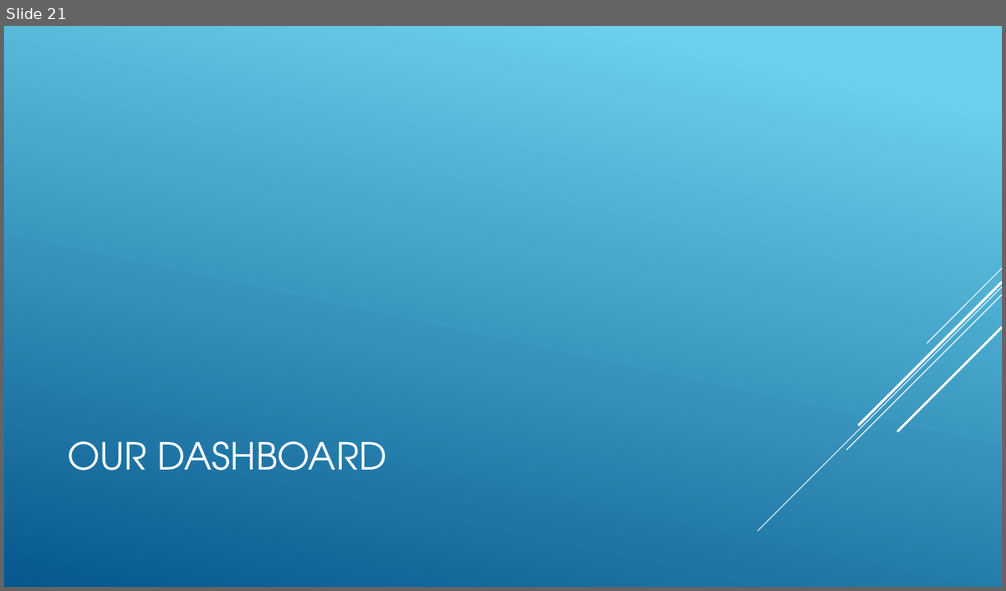
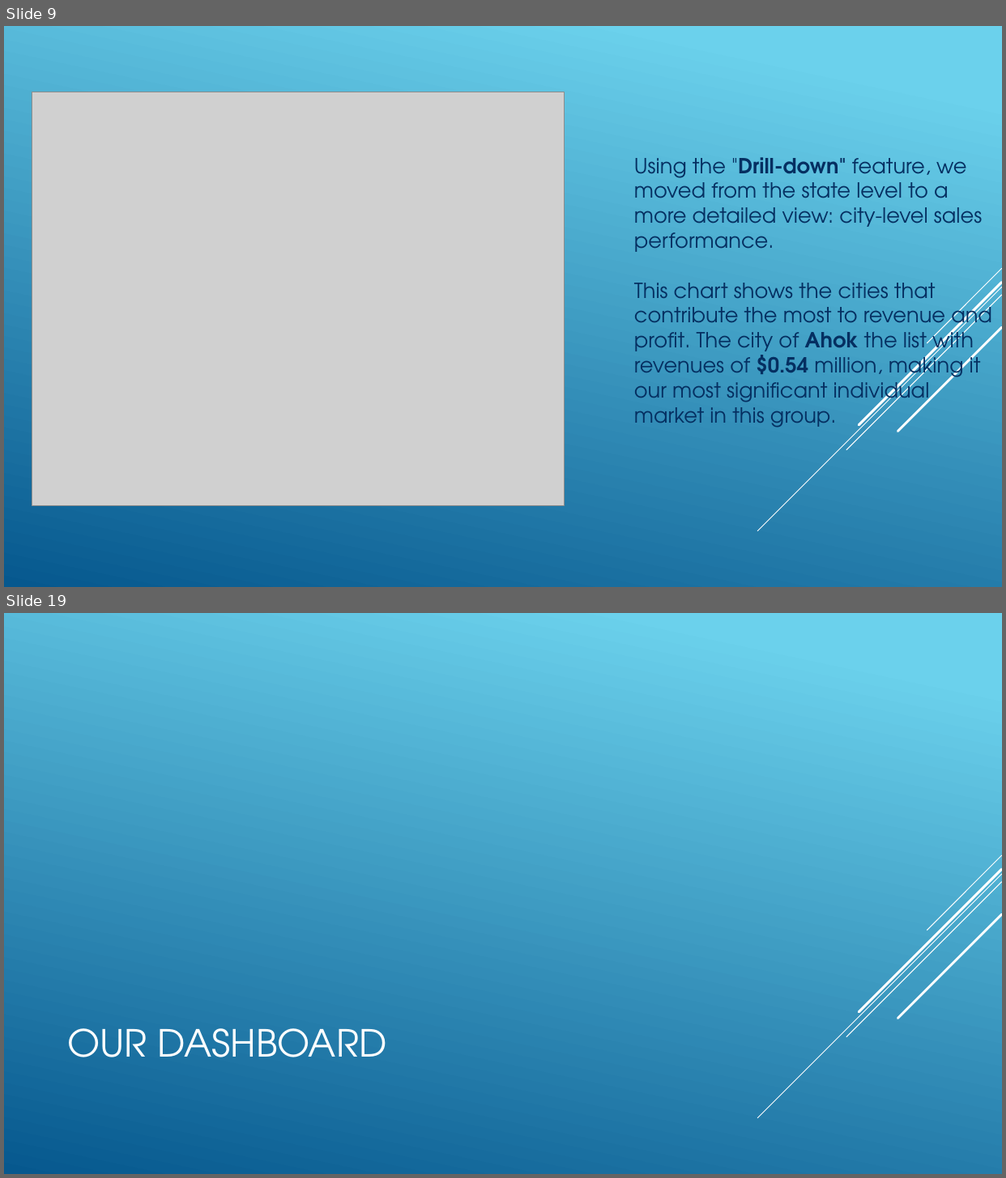
Before and after one commit to mohmedhasan1981/The-First, a slide deck: WWI.pptx. Shown one above the other, each under a label of ours: slide 21 before the commit, slides 9 and 19 after it; the slides between them are not shown. The pictures are 1006x591 and 1006x1178 pixels, drawn with LibreOffice and Linux fonts; fonts in the diff are those of the drawing; grey boxes stand for pictures; background and template pictures are left out. Boxes give left, top, right and bottom in pixels: in the first picture for what was removed or moved away, otherwise in the second. Text is boxed around its words. In the diff, an @@ line names an element or a change of style, - is before the commit and + after.

```diff
--- a/WWI.pptx
+++ b/WWI.pptx
@@ slide 9 added at [4,26,1002,587], background gradient #6ED2EB to #06588E; not listed: 5 template elements that a slide beside it also shows @@
@@ picture added at [32,92,564,506] @@
@@ text added at [634,157,992,428], 20 pt, text #052F61 @@
+Using the "Drill-down" feature, we moved from the state level to a more detailed view: city-level sales performance.
+This chart shows the cities that contribute the most to revenue and profit. The city of Ahok the list with revenues of $0.54 million, making it our most significant individual market in this group.
@@ what was slide 21 is now slide 19 @@
```
Also in this commit, not shown: 4 slides changed, 13 other slides added, 16 slides removed.
